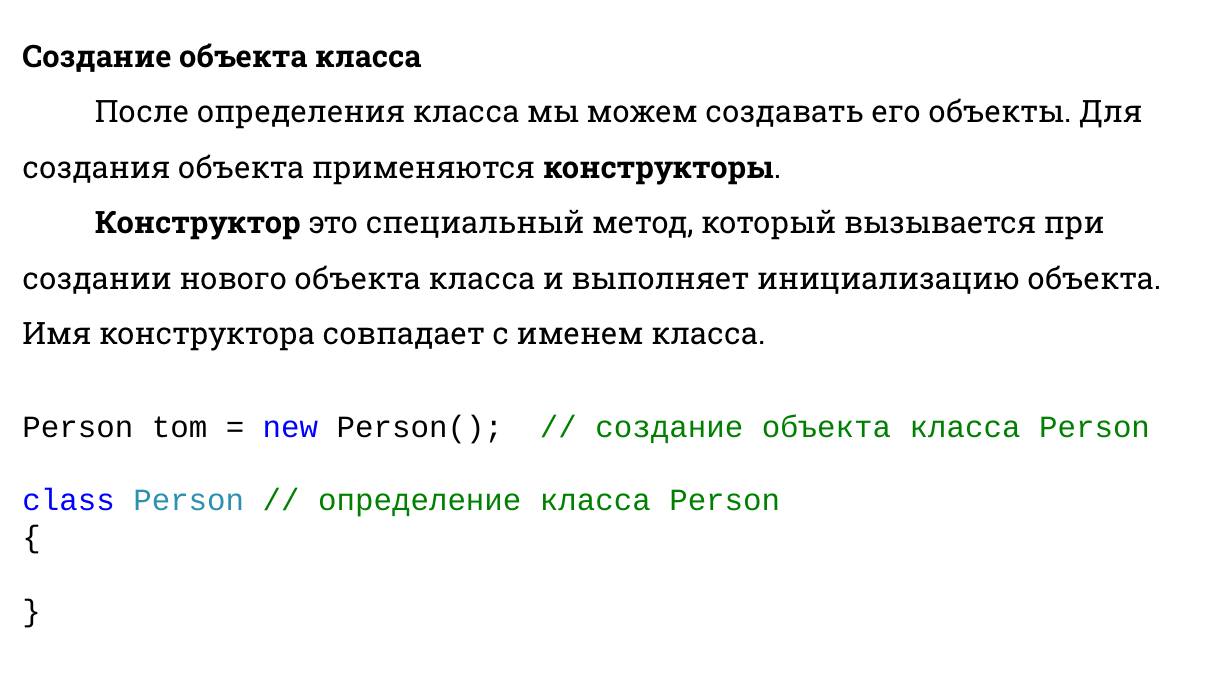
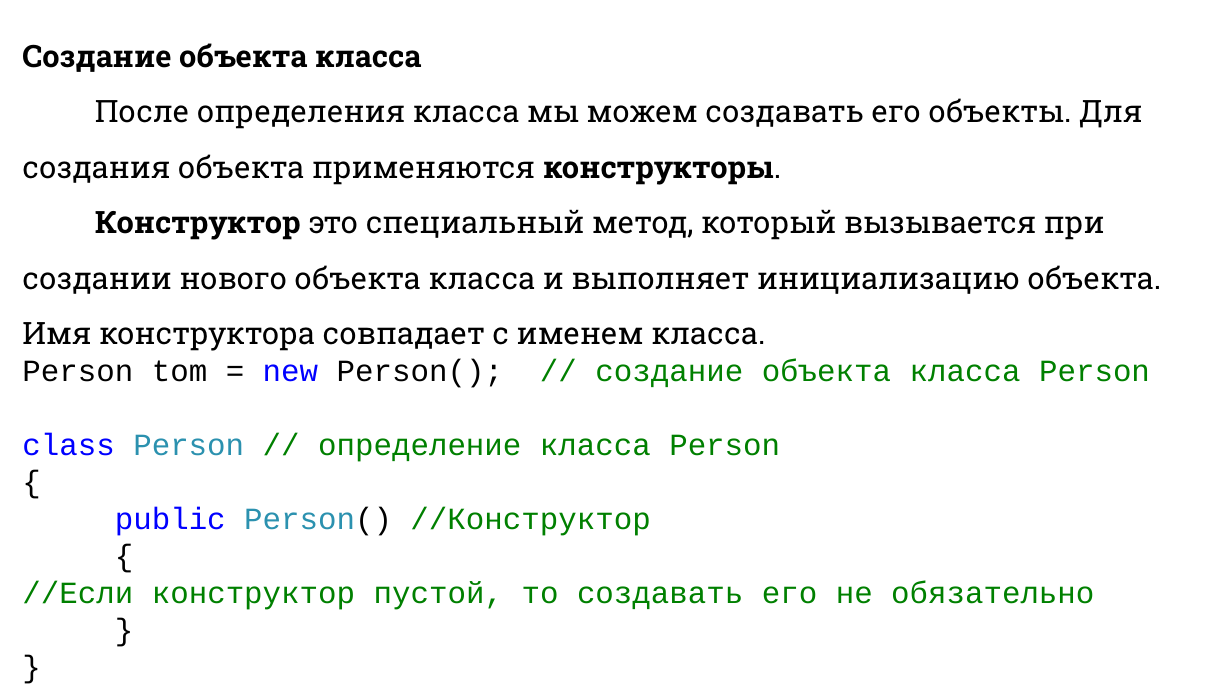
Before and after one commit to DaniilKlyukin/ITiP-1, a slide deck: slide 9 of Лекции/ИТиП лек 6 (практическая 3).pptx (slide 6 before the commit). Drawn at 1232x693 pixels with LibreOffice and Linux fonts; fonts in the diff are those of the drawing. Boxes give left, top, right and bottom in pixels: in the first picture for what was removed or moved away, otherwise in the second. Text is boxed around its words. In the diff, an @@ line names an element or a change of style, - is before the commit and + after.

```diff
--- a/Лекции/ИТиП лек 6 (практическая 3).pptx
+++ b/Лекции/ИТиП лек 6 (практическая 3).pptx
@@ text at bbox=[22, 43, 1162, 610]: paragraph added @@
+}
@@ text at bbox=[22, 507, 1094, 610]: paragraphs added @@
+public Person() //Конструктор
+{
+//Если конструктор пустой, то создавать его не обязательно
```
Also in this commit, not shown: 2 other slides changed, 2 slides added, 1 other file.
